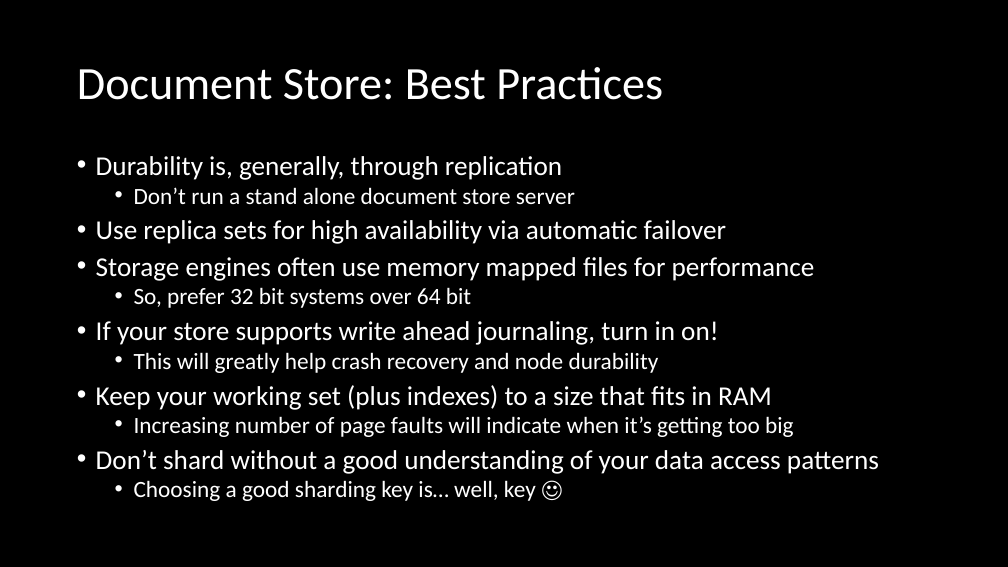
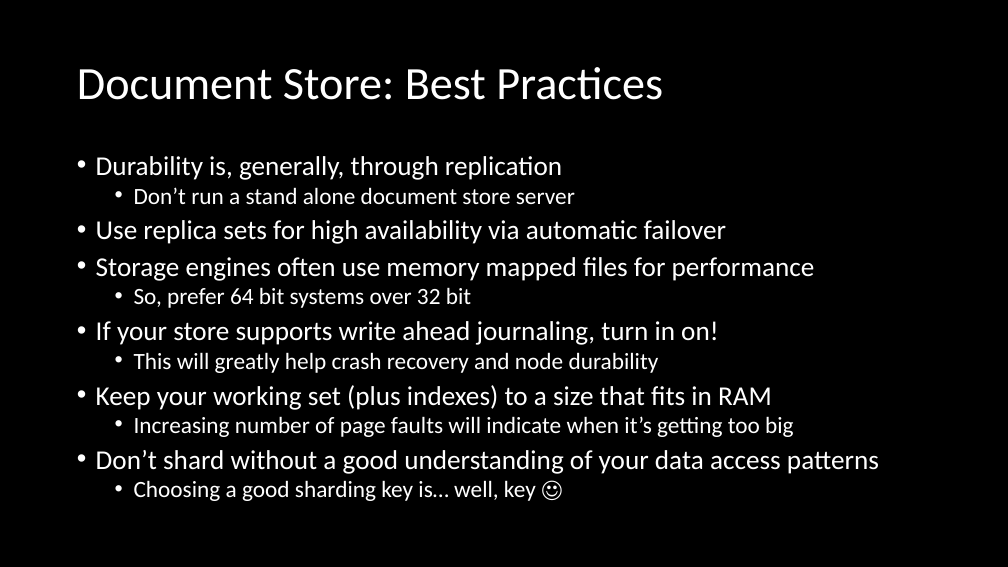
Before and after one commit to garyshort/sa2014, a slide deck: slide 15 of BestPracticeHetroDataStores/BestPractices.pptx. Drawn at 1008x567 pixels with LibreOffice and Linux fonts; fonts in the diff are those of the drawing. Boxes give left, top, right and bottom in pixels: in the first picture for what was removed or moved away, otherwise in the second. Text is boxed around its words. In the diff, an @@ line names an element or a change of style, - is before the commit and + after.

```diff
--- a/BestPracticeHetroDataStores/BestPractices.pptx
+++ b/BestPracticeHetroDataStores/BestPractices.pptx
@@ text at [134, 287, 471, 308]: text changed @@
-  • So, prefer 32 bit systems over 64 bit
+  • So, prefer 64 bit systems over 32 bit
```
Also in this commit, not shown: 2 other slides changed, 2 other files.
